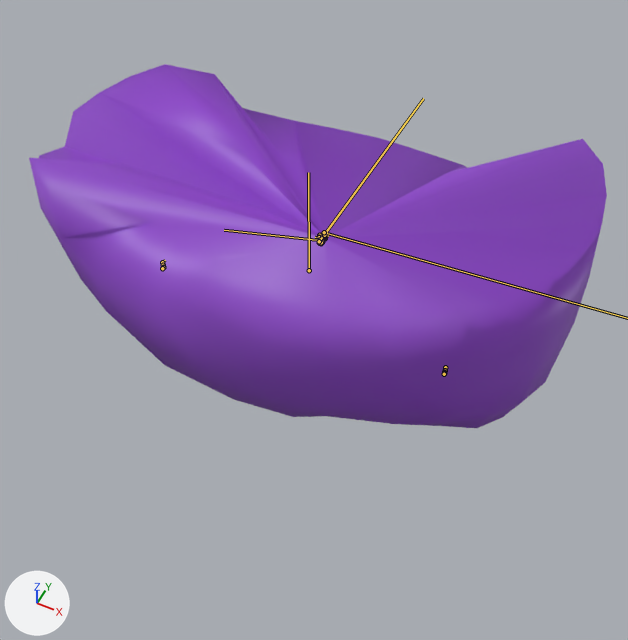
The FBX model Assets/Animation/BHM_idle.fbx as it was, and as the next commit left it.
Before and after are seen from a 50 mm lens placed at (0.534, -2.816, 2.695), pointed at (0.007, -1.762, 1.377). Arrows for +X, +Y and +Z are at lower left; the lights stay in place. Both versions are drawn at frame 76 of the action 'Take 001'; the numbers are the values there. The bones that bend it are drawn over the model as lines.
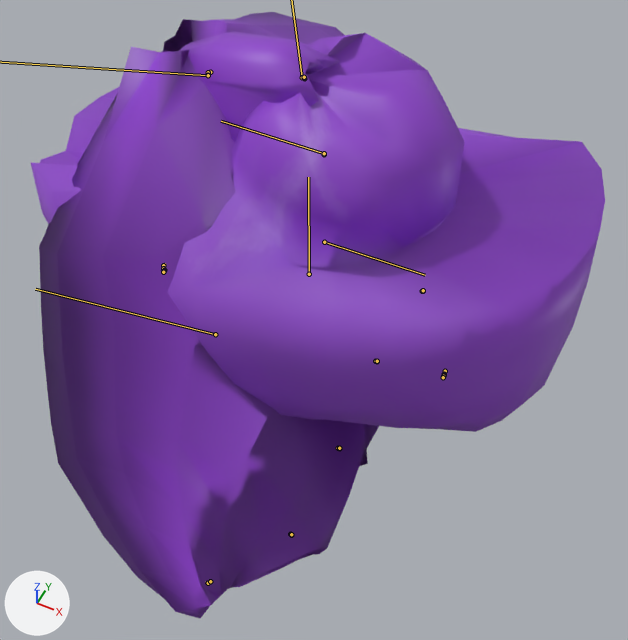
Pixel boxes [x1, y1, x2, y2] of what changed, in the pictures (628 x 640 px):
'pCube5', posed (66% taller): before [29, 64, 607, 428]; after [31, 12, 605, 618]
bone 'joint41', root to tip: before (309, 270) to (308, 172); after (309, 274) to (308, 177)
bone 'joint35', root to tip: before (325, 238) to (325, 238); after (324, 242) to (425, 275)
bone 'joint37', root to tip: before (325, 236) to (324, 236); after (324, 153) to (221, 121)
bone 'joint38', root to tip: before (324, 236) to (325, 235); after (304, 78) to (305, 77)
bone 'joint25', root to tip: before (319, 240) to (317, 239); after (215, 334) to (35, 289)

The edits, one by one:
Bone 'joint41' (bone_joint41) moves from (0.0, 0.0, 0.0) to (0.0, -6.0, 0.0).
Bone 'joint35' (bone_joint35) is rescaled from (0.01, 0.01, 0.01) to (1.0, 1.0, 1.0).
Bone 'joint37' (bone_joint37) is rescaled from (0.01, 0.01, 0.01) to (1.0, 1.0, 1.0).
Bone 'joint38' (bone_joint38) turns from (-6, 2, 0) to (-11, 4, 0) degrees about its own x, y and z.
Bone 'joint39' (bone_joint39) is rescaled from (0.01, 0.01, 0.01) to (1.0, 1.0, 1.0).
Bone 'joint8' (bone_joint8) is rescaled from (0.01, 0.01, 0.01) to (1.0, 1.0, 1.0).
Bone 'joint25' (bone_joint25) is rescaled from (0.01, 0.01, 0.01) to (1.0, 1.0, 1.0).
